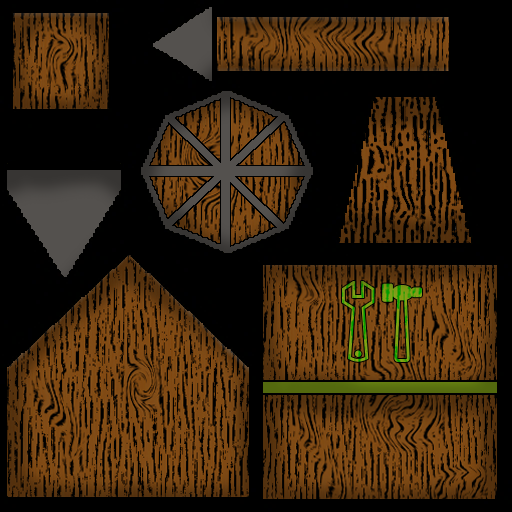
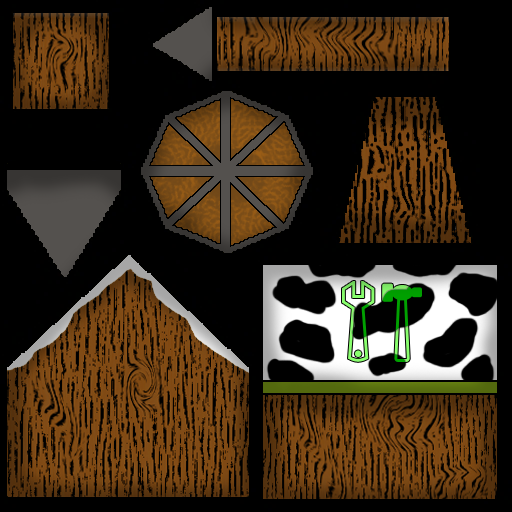
Layers edited between the first and the second 512px x 512px image:
moved "Wood" into group "Detail 1", painted on it over (7, 99, 497, 380)
